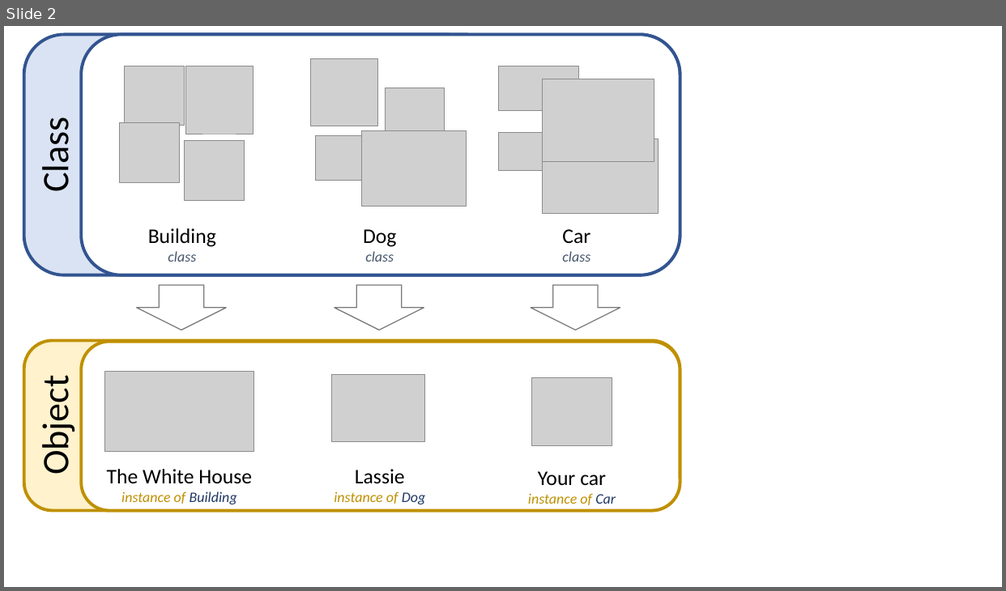
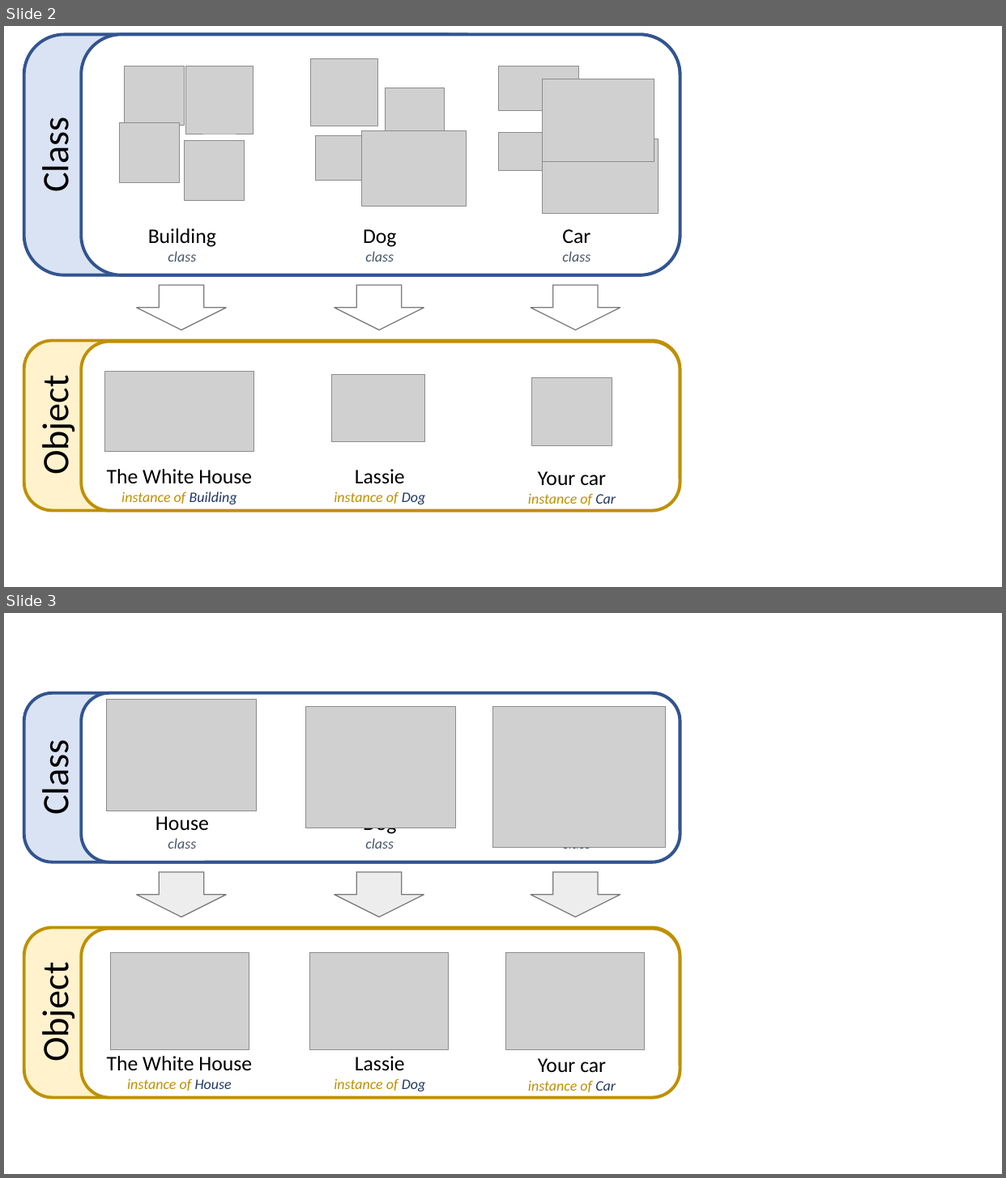
Before and after one commit to hydroffice/ocean_data_science, a slide deck: images/resources/resources.pptx. Shown one above the other, each under a label of ours: slide 2 before the commit, slides 2 and 3 after it. The pictures are 1006x591 and 1006x1178 pixels, drawn with LibreOffice and Linux fonts; fonts in the diff are those of the drawing; grey boxes stand for pictures. Boxes give left, top, right and bottom in pixels: in the first picture for what was removed or moved away, otherwise in the second. Text is boxed around its words. In the diff, an @@ line names an element or a change of style, - is before the commit and + after.

```diff
--- a/images/resources/resources.pptx
+++ b/images/resources/resources.pptx
@@ slide 3 added at <box>4,613,1002,1174</box>, background #FFFFFF @@
@@ rounded rectangle added at <box>24,693,680,862</box>, fill #DAE3F3, outline #325491 3 pt @@
@@ rounded rectangle added at <box>81,693,680,862</box>, fill #FFFFFF, outline #325491 3 pt @@
@@ picture added at <box>107,699,256,811</box> @@
@@ picture added at <box>305,707,455,828</box> @@
@@ picture added at <box>493,707,665,848</box> @@
@@ text added at <box>32,747,78,812</box>, 36 pt, text #000000 @@
+Class
@@ text added at <box>155,816,209,849</box>, 20 pt, text #000000 @@
+House
+class
@@ text added at <box>363,828,396,849</box>, 14 pt, text #44546A, italic @@
+Dog
+class
@@ text added at <box>562,847,606,1072</box>, 14 pt, text #44546A, italic @@
+Car
+class
@@ down arrow added at <box>137,872,226,917</box>, fill #EDEDED, outline #7A7A7A 1 pt @@
@@ down arrow added at <box>334,872,424,917</box>, fill #EDEDED, outline #7A7A7A 1 pt @@
@@ down arrow added at <box>530,872,620,917</box>, fill #EDEDED, outline #7A7A7A 1 pt @@
@@ rounded rectangle added at <box>24,927,680,1097</box>, fill #FFF2CC, outline #BF9000 3 pt @@
@@ rounded rectangle added at <box>81,929,680,1098</box>, fill #FFFFFF, outline #BF9000 3 pt @@
@@ text added at <box>32,972,78,1059</box>, 36 pt, text #000000 @@
+Object
@@ picture added at <box>110,953,249,1050</box> @@
@@ picture added at <box>310,953,449,1050</box> @@
@@ picture added at <box>505,953,644,1050</box> @@
@@ text added at <box>107,1056,252,1091</box>, 14 pt, text #000000, italic @@
+The White House
+instance of House
@@ text added at <box>334,1056,426,1092</box>, 14 pt, text #BF9000, italic @@
+Lassie
+instance of Dog
@@ text added at <box>528,1059,616,1093</box>, 14 pt, text #BF9000, italic @@
+Your car
+instance of Car
```
Also in this commit, not shown: 8 other files.
